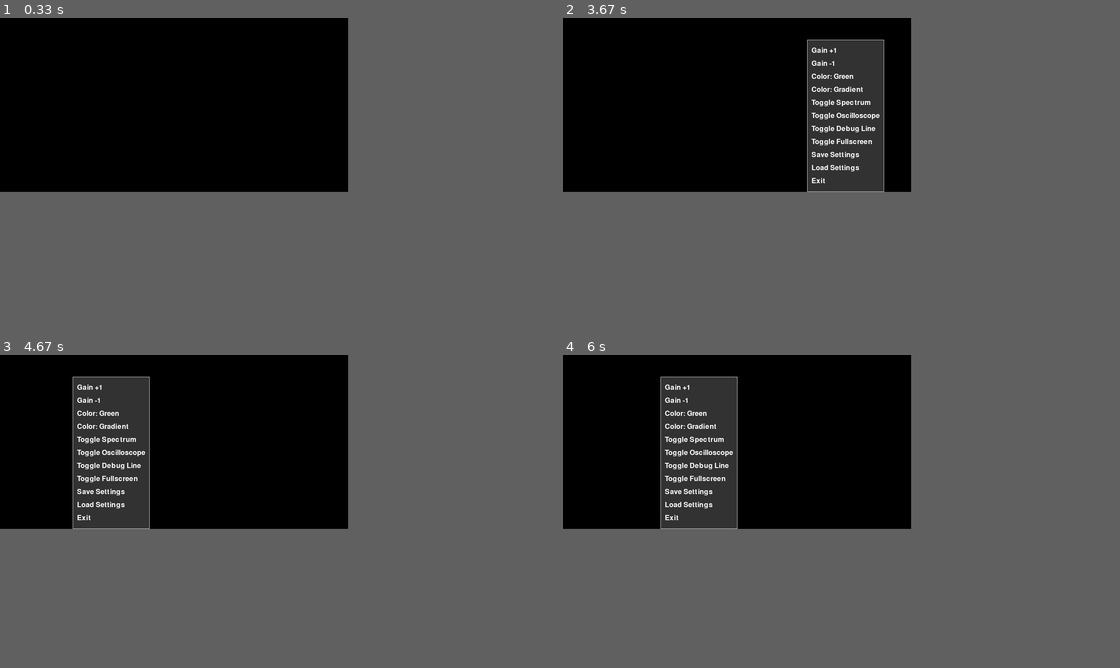
Above: before the commit, frames 1-4 (two rows, left to right).
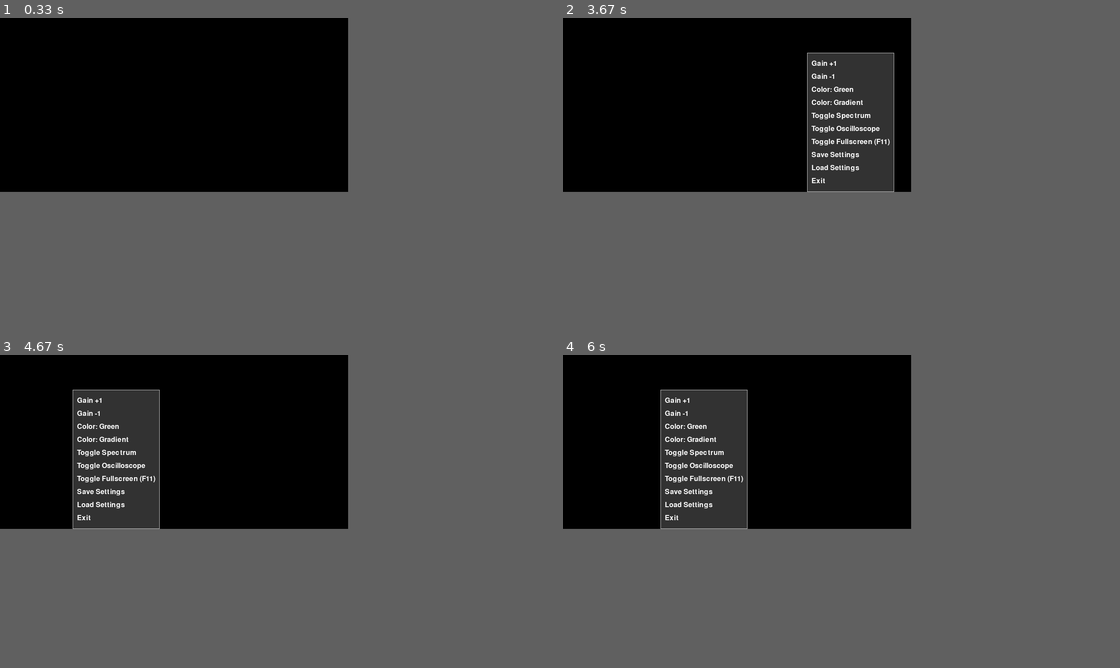
Above: after the commit, the same moments.

Repository: LockMan007/PixelSwirl
Game: pygame game, started from Python-apps/winam.py
Two runs of this game, one before a commit and one after it. Both use one fixed random seed, a clock stepped at 60 frames per second and the inputs below.
Inputs (mouse positions are in pixels of both pictures, inside the frame that each line leads up to):
- Up to frame 1 (0.33 s): no input
- Up to frame 2 (3.67 s): hold F11 0.33-0.8 s; hold F11 1.83-2.3 s; right-click (808, 89) at 3.38 s
- Up to frame 3 (4.67 s): click (267, 426) at 3.72 s; right-click (72, 408) at 4.55 s
- Up to frame 4 (6 s): click (629, 383) at 4.88 s; right-click (663, 426) at 5.72 s

Frame 1 is identical in both runs. In frame 2, 1.8% of the frame differs, in the area x 43-60%, y 6-56%; in frame 3, 1.8%; in frame 4, 1.8%.

Commit message:
Update winam.py (Fixed Fullscreen, Resize fixed in previous)

Diff:
--- a/Python-apps/winam.py
+++ b/Python-apps/winam.py
@@ -5,6 +5,8 @@
 import configparser
 import os
 import sys
+import ctypes
+from ctypes import wintypes
 
 # --- Configuration ---
 CHUNK_SIZE = 1024
@@ -20,8 +22,16 @@
 COLOR_MODE = 2
 OSCILLOSCOPE_ACTIVE = True
 SPECTRUM_ACTIVE = True
-DEBUG_LINE_ACTIVE = False
 TARGET_BAR_COUNT = 60  # Desired number of bars to be displayed on screen.
+
+# --- Global Variables for Window State ---
+INITIAL_SCREEN_WIDTH = 800
+INITIAL_SCREEN_HEIGHT = 400
+last_window_width = INITIAL_SCREEN_WIDTH
+last_window_height = INITIAL_SCREEN_HEIGHT
+last_window_x = 100
+last_window_y = 100
+is_fullscreen = False
 
 # --- Load Settings ---
 def load_settings():
@@ -29,7 +39,6 @@
     global COLOR_MODE
     global OSCILLOSCOPE_ACTIVE
     global SPECTRUM_ACTIVE
-    global DEBUG_LINE_ACTIVE
 
     if os.path.exists(SETTINGS_FILE):
         try:
@@ -39,8 +48,7 @@
                 COLOR_MODE = int(config['SpectrumAnalyzer'].get('color_mode', COLOR_MODE))
                 OSCILLOSCOPE_ACTIVE = config['SpectrumAnalyzer'].getboolean('oscilloscope_active', OSCILLOSCOPE_ACTIVE)
                 SPECTRUM_ACTIVE = config['SpectrumAnalyzer'].getboolean('spectrum_active', SPECTRUM_ACTIVE)
-                DEBUG_LINE_ACTIVE = config['SpectrumAnalyzer'].getboolean('debug_line_active', DEBUG_LINE_ACTIVE)
-                print(f"Settings loaded from {SETTINGS_FILE}: Gain={GAIN_FACTOR}, Color Mode={COLOR_MODE}, Oscilloscope={OSCILLOSCOPE_ACTIVE}, Spectrum={SPECTRUM_ACTIVE}, Debug Line={DEBUG_LINE_ACTIVE}")
+                print(f"Settings loaded from {SETTINGS_FILE}: Gain={GAIN_FACTOR}, Color Mode={COLOR_MODE}, Oscilloscope={OSCILLOSCOPE_ACTIVE}, Spectrum={SPECTRUM_ACTIVE}")
             else:
                 print(f"Warning: [SpectrumAnalyzer] section not found in {SETTINGS_FILE}. Using defaults.")
                 reset_default_settings()
@@ -60,7 +68,6 @@
     config['SpectrumAnalyzer']['color_mode'] = str(COLOR_MODE)
     config['SpectrumAnalyzer']['oscilloscope_active'] = str(OSCILLOSCOPE_ACTIVE)
     config['SpectrumAnalyzer']['spectrum_active'] = str(SPECTRUM_ACTIVE)
-    config['SpectrumAnalyzer']['debug_line_active'] = str(DEBUG_LINE_ACTIVE)
     try:
         with open(SETTINGS_FILE, 'w') as configfile:
             config.write(configfile)
@@ -74,30 +81,54 @@
     global COLOR_MODE
     global OSCILLOSCOPE_ACTIVE
     global SPECTRUM_ACTIVE
-    global DEBUG_LINE_ACTIVE
     GAIN_FACTOR = 5.0
     COLOR_MODE = 1
     OSCILLOSCOPE_ACTIVE = False
     SPECTRUM_ACTIVE = True
-    DEBUG_LINE_ACTIVE = False
 
 # Initial call to load settings or set defaults
 reset_default_settings()
 load_settings()
 
 # --- Pygame Setup ---
-INITIAL_SCREEN_WIDTH = 800
-INITIAL_SCREEN_HEIGHT = 400
-
 pygame.init()
-
-# The screen variable now holds a reference to the display surface.
-# It is important to set this up correctly to handle resizing.
 screen = pygame.display.set_mode((INITIAL_SCREEN_WIDTH, INITIAL_SCREEN_HEIGHT), pygame.RESIZABLE)
 pygame.display.set_caption("Spectrum Analyzer")
 clock = pygame.time.Clock()
 
 SCREEN_WIDTH, SCREEN_HEIGHT = INITIAL_SCREEN_WIDTH, INITIAL_SCREEN_HEIGHT
+
+# --- ctypes for window positioning on Windows ---
+if sys.platform == "win32":
+    class RECT(ctypes.Structure):
+        _fields_ = [
+            ("left", ctypes.c_long),
+            ("top", ctypes.c_long),
+            ("right", ctypes.c_long),
+            ("bottom", ctypes.c_long),
+        ]
+    SWP_NOSIZE = 0x0001
+    SWP_NOMOVE = 0x0002
+    SWP_NOZORDER = 0x0004
+    SWP_FRAMECHANGED = 0x0020
+    SWP_SHOWWINDOW = 0x0040
+    HWND_TOPMOST = -1
+    HWND_NOTOPMOST = -2
+
+    def get_window_handle():
+        return pygame.display.get_wm_info()["window"]
+
+    def set_window_position(x, y, width, height):
+        hwnd = get_window_handle()
+        ctypes.windll.user32.SetWindowPos(
+            hwnd,
+            ctypes.wintypes.HWND(HWND_NOTOPMOST),
+            x,
+            y,
+            width,
+            height,
+            SWP_SHOWWINDOW | SWP_FRAMECHANGED
+        )
 
 # --- Audio Callback Function ---
 def audio_callback(indata, frames, time, status):
@@ -158,8 +189,7 @@
     {"text": "Color: Gradient", "action": "color_gradient"},
     {"text": "Toggle Spectrum", "action": "toggle_spectrum"},
     {"text": "Toggle Oscilloscope", "action": "toggle_oscilloscope"},
-    {"text": "Toggle Debug Line", "action": "toggle_debug_line"},
-    {"text": "Toggle Fullscreen", "action": "toggle_fullscreen"},
+    {"text": "Toggle Fullscreen (F11)", "action": "toggle_fullscreen"},
     {"text": "Save Settings", "action": "save_settings"},
     {"text": "Load Settings", "action": "load_settings"},
     {"text": "Exit", "action": "exit"}
@@ -193,11 +223,59 @@
         text_surface = MENU_FONT.render(option["text"], True, MENU_TEXT_COLOR)
         text_rect = text_surface.get_rect(midleft=(draw_x + MENU_PADDING, draw_y + MENU_PADDING + i * MENU_ITEM_HEIGHT + MENU_ITEM_HEIGHT / 2))
         screen.blit(text_surface, text_rect)
-
         option['rect'] = text_rect.inflate(MENU_PADDING*2, 0)
 
-    # Store the final menu rect for click detection
     globals()['menu_rect'] = menu_rect
+
+# --- Fullscreen Toggle Function ---
+def toggle_fullscreen():
+    global is_fullscreen
+    global screen
+    global SCREEN_WIDTH, SCREEN_HEIGHT
+    global last_window_width, last_window_height
+    global last_window_x, last_window_y
+
+    is_fullscreen = not is_fullscreen
+
+    if is_fullscreen:
+        # Save current window position and size
+        last_window_width, last_window_height = screen.get_size()
+        try:
+            last_window_x, last_window_y = pygame.display.get_window_position()
+        except Exception:
+            pass
+
+        # Get primary monitor resolution
+        desktop_width, desktop_height = pygame.display.get_desktop_sizes()[0]
+
+        # Recreate the window in borderless mode
+        screen = pygame.display.set_mode((desktop_width, desktop_height), pygame.NOFRAME)
+        SCREEN_WIDTH, SCREEN_HEIGHT = desktop_width, desktop_height
+
+        # Force the window position to (0,0) on Windows using ctypes
+        if sys.platform == "win32":
+            try:
+                set_window_position(0, 0, desktop_width, desktop_height)
+                print(f"Windows API used to set window position to (0, 0)")
+            except Exception as e:
+                print(f"Error using ctypes to set window position: {e}", file=sys.stderr)
+
+        print(f"Window set to fullscreen: {SCREEN_WIDTH}x{SCREEN_HEIGHT} at position (0, 0)")
+
+    else:
+        # Restore window position
+        screen = pygame.display.set_mode((last_window_width, last_window_height), pygame.RESIZABLE)
+        SCREEN_WIDTH, SCREEN_HEIGHT = last_window_width, last_window_height
+
+        # Restore the window position on Windows using ctypes
+        if sys.platform == "win32":
+            try:
+                set_window_position(last_window_x, last_window_y, last_window_width, last_window_height)
+                print(f"Windows API used to restore window position to ({last_window_x}, {last_window_y})")
+            except Exception as e:
+                print(f"Error using ctypes to restore window position: {e}", file=sys.stderr)
+
+        print(f"Window restored to: {SCREEN_WIDTH}x{SCREEN_HEIGHT} at position ({last_window_x}, {last_window_y})")
 
 
 # --- Menu Click Handler ---
@@ -207,11 +285,7 @@
     global COLOR_MODE
     global OSCILLOSCOPE_ACTIVE
     global SPECTRUM_ACTIVE
-    global DEBUG_LINE_ACTIVE
     global running
-    global is_fullscreen
-    global screen
-    global SCREEN_WIDTH, SCREEN_HEIGHT
 
     if not MENU_ACTIVE:
         return
@@ -238,17 +312,8 @@
             elif option["action"] == "toggle_oscilloscope":
                 OSCILLOSCOPE_ACTIVE = not OSCILLOSCOPE_ACTIVE
                 print(f"Oscilloscope is now {'ON' if OSCILLOSCOPE_ACTIVE else 'OFF'}.")
-            elif option["action"] == "toggle_debug_line":
-                DEBUG_LINE_ACTIVE = not DEBUG_LINE_ACTIVE
-                print(f"Debug line is now {'ON' if DEBUG_LINE_ACTIVE else 'OFF'}.")
             elif option["action"] == "toggle_fullscreen":
-                is_fullscreen = not is_fullscreen
-                if is_fullscreen:
-                    screen = pygame.display.set_mode((0, 0), pygame.FULLSCREEN | pygame.SCALED | pygame.RESIZABLE)
-                else:
-                    screen = pygame.display.set_mode((INITIAL_SCREEN_WIDTH, INITIAL_SCREEN_HEIGHT), pygame.RESIZABLE)
-                SCREEN_WIDTH, SCREEN_HEIGHT = screen.get_size()
-                print(f"Window resized to: {SCREEN_WIDTH}x{SCREEN_HEIGHT}")
+                toggle_fullscreen()
             elif option["action"] == "save_settings":
                 save_settings()
                 print("Settings saved.")
@@ -271,14 +336,8 @@
     global OSCILLOSCOPE_ACTIVE
     global SPECTRUM_ACTIVE
     global is_fullscreen
-    global DEBUG_LINE_ACTIVE
     global TARGET_BAR_COUNT
     global GAIN_FACTOR
-
-    is_fullscreen = False
-
-    # The screen variable now holds a reference to the display surface.
-    screen = pygame.display.set_mode((INITIAL_SCREEN_WIDTH, INITIAL_SCREEN_HEIGHT), pygame.RESIZABLE)
 
     try:
         with sd.InputStream(samplerate=SAMPLING_RATE, channels=2, callback=audio_callback, blocksize=CHUNK_SIZE, device=DEVICE_ID):
@@ -294,24 +353,23 @@
                             MENU_X, MENU_Y = event.pos
                         elif event.button == 1:  # Left-click
                             if MENU_ACTIVE:
-                                # Check if the click was inside the menu
                                 if 'menu_rect' in globals() and globals()['menu_rect'].collidepoint(event.pos):
                                     handle_menu_click(event.pos)
                                 else:
                                     MENU_ACTIVE = False # Clicked outside the menu, so close it
                     elif event.type == pygame.VIDEORESIZE:
-                        SCREEN_WIDTH, SCREEN_HEIGHT = event.size
-                        # Recreate the screen surface with the new size
-                        screen = pygame.display.set_mode((SCREEN_WIDTH, SCREEN_HEIGHT), pygame.RESIZABLE)
-                        print(f"Window resized to: {SCREEN_WIDTH}x{SCREEN_HEIGHT}")
+                        if not is_fullscreen:
+                            SCREEN_WIDTH, SCREEN_HEIGHT = event.size
+                            screen = pygame.display.set_mode((SCREEN_WIDTH, SCREEN_HEIGHT), pygame.RESIZABLE)
+                            print(f"Window resized to: {SCREEN_WIDTH}x{SCREEN_HEIGHT}")
+                    elif event.type == pygame.KEYDOWN:
+                        if event.key == pygame.K_F11:
+                            toggle_fullscreen()
 
                 screen.fill((0, 0, 0))
 
                 if OSCILLOSCOPE_ACTIVE:
                     draw_oscilloscope()
-
-                if DEBUG_LINE_ACTIVE:
-                    pygame.draw.line(screen, (0, 255, 0), (0, SCREEN_HEIGHT - 1), (SCREEN_WIDTH, SCREEN_HEIGHT - 1), 1)
 
                 # --- Spectrum Analyzer ---
                 if SPECTRUM_ACTIVE and 'audio_data_buffer' in globals() and audio_data_buffer is not None:
